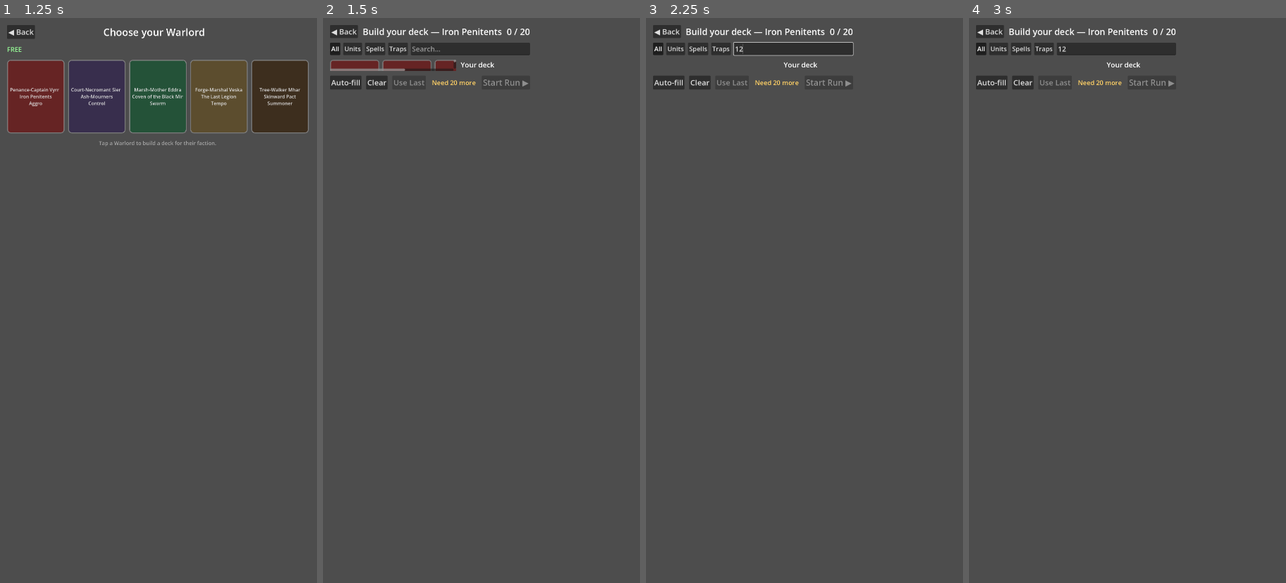
Above: before the commit, frames 1-4 (left to right).
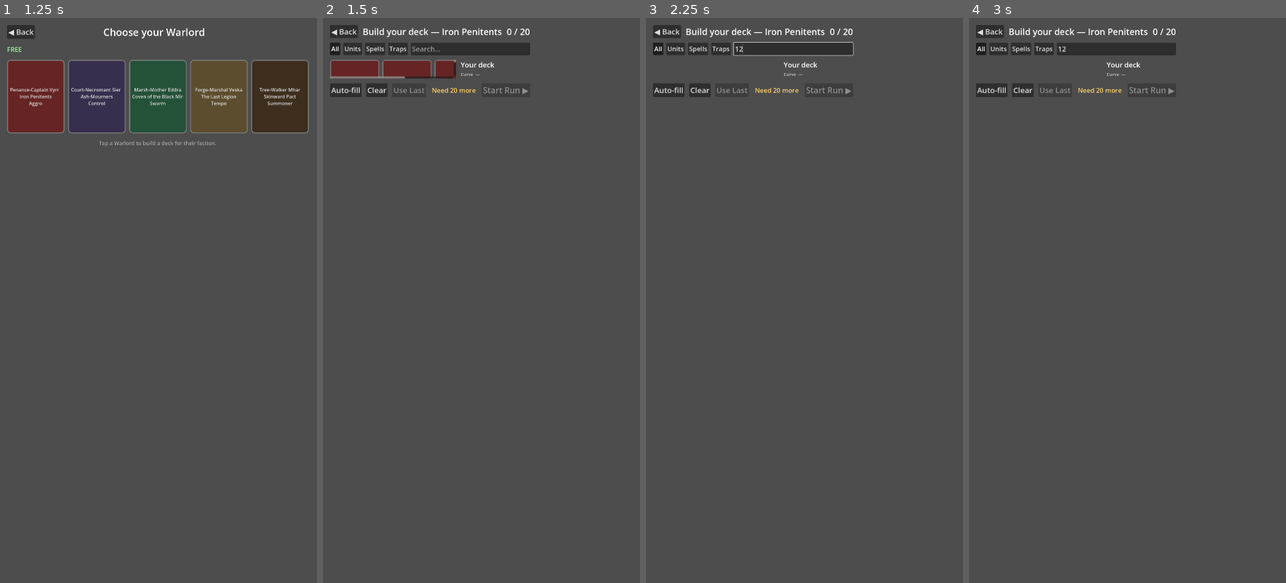
Above: after the commit, the same moments.

Repository: Gonzo8285/MobileGame
Game: Godot game, scene res://scenes/run_controller.tscn
Two runs of this game, one before a commit and one after it. Both use one fixed random seed, a clock stepped at 60 frames per second and the inputs below.
Inputs (mouse positions are in pixels of both pictures, inside the frame that each line leads up to):
- Up to frame 1 (1.25 s): click "▶ Play" at 0.5 s
- Up to frame 2 (1.5 s): click "Penance-Captain Vyrrun Iron P…" at 1.25 s
- Up to frame 3 (2.25 s): click (791, 46) at 2.02 s; type "12" at 2.1 s
- Up to frame 4 (3 s): click "All" at 2.75 s

Frame 1 is identical in both runs. In frame 2, 1.4% of the frame differs, in the area x 2-65%, y 7-14%; in frame 3, 0.7%; in frame 4, 0.7%.

Commit message:
feat(deck): mana-curve display (DB-7)
deck_builder shows a compact mana curve (cost:count buckets) under the deck
header, updated live. _cost_buckets() helper; test asserts buckets sum to the
deck size. DB-7 now: validation text + Use Last Deck + mana curve done;
long-press card zoom remains (needs the shared card_detail overlay). 17/17 green.

Co-Authored-By: Claude Opus 4.8 <noreply@anthropic.com>

Diff:
--- a/game/src/runtime/deck_builder_test.gd
+++ b/game/src/runtime/deck_builder_test.gd
@@ -102,5 +102,13 @@
 		errors += 1
 		printerr("_use_last_deck: expected 3 valid cards, got %d" % db._deck_count())
 
+	# ---- DB-7: mana-curve buckets sum to the deck size --------------------
+	var bucket_sum := 0
+	for v in db._cost_buckets().values():
+		bucket_sum += int(v)
+	if bucket_sum != db._deck_count():
+		errors += 1
+		printerr("cost buckets sum %d != deck count %d" % [bucket_sum, db._deck_count()])
+
 	db.queue_free()
 	return errors
--- a/game/src/ui/deck_builder.gd
+++ b/game/src/ui/deck_builder.gd
@@ -25,6 +25,7 @@
 # ---- UI references (built in _build_ui; null in headless tests) ------------
 var _count_label: Label = null
 var _validation_label: Label = null
+var _curve_label: Label = null
 var _collection_grid: GridContainer = null
 var _deck_list: VBoxContainer = null
 var _start_btn: Button = null
@@ -251,6 +252,10 @@
 	deck_hdr.text = "Your deck"
 	deck_hdr.add_theme_font_size_override("font_size", 24)
 	deck_panel.add_child(deck_hdr)
+	_curve_label = Label.new()
+	_curve_label.add_theme_font_size_override("font_size", 15)
+	_curve_label.modulate = Color(1, 1, 1, 0.7)
+	deck_panel.add_child(_curve_label)
 	var deck_scroll := ScrollContainer.new()
 	deck_scroll.size_flags_vertical = Control.SIZE_EXPAND_FILL
 	deck_panel.add_child(deck_scroll)
@@ -326,7 +331,32 @@
 		_count_label.text = "%d / %d" % [_deck_count(), DECK_SIZE]
 	if _start_btn != null:
 		_start_btn.disabled = _deck_count() != DECK_SIZE
+	if _curve_label != null:
+		_curve_label.text = _curve_text()
 	_refresh_validation()
+
+
+## DB-7: mana-curve buckets (cost -> count) over the current deck.
+func _cost_buckets() -> Dictionary:
+	var buckets: Dictionary = {}
+	for id in _deck:
+		var c: Card = CardDatabase.get_by_id(id)
+		if c == null:
+			continue
+		buckets[c.cost] = int(buckets.get(c.cost, 0)) + int(_deck[id])
+	return buckets
+
+
+func _curve_text() -> String:
+	var buckets := _cost_buckets()
+	if buckets.is_empty():
+		return "Curve  —"
+	var costs := buckets.keys()
+	costs.sort()
+	var parts: Array[String] = []
+	for c in costs:
+		parts.append("%d:%d" % [c, int(buckets[c])])
+	return "Curve  " + "   ".join(parts)
 
 
 func _refresh_validation() -> void:
